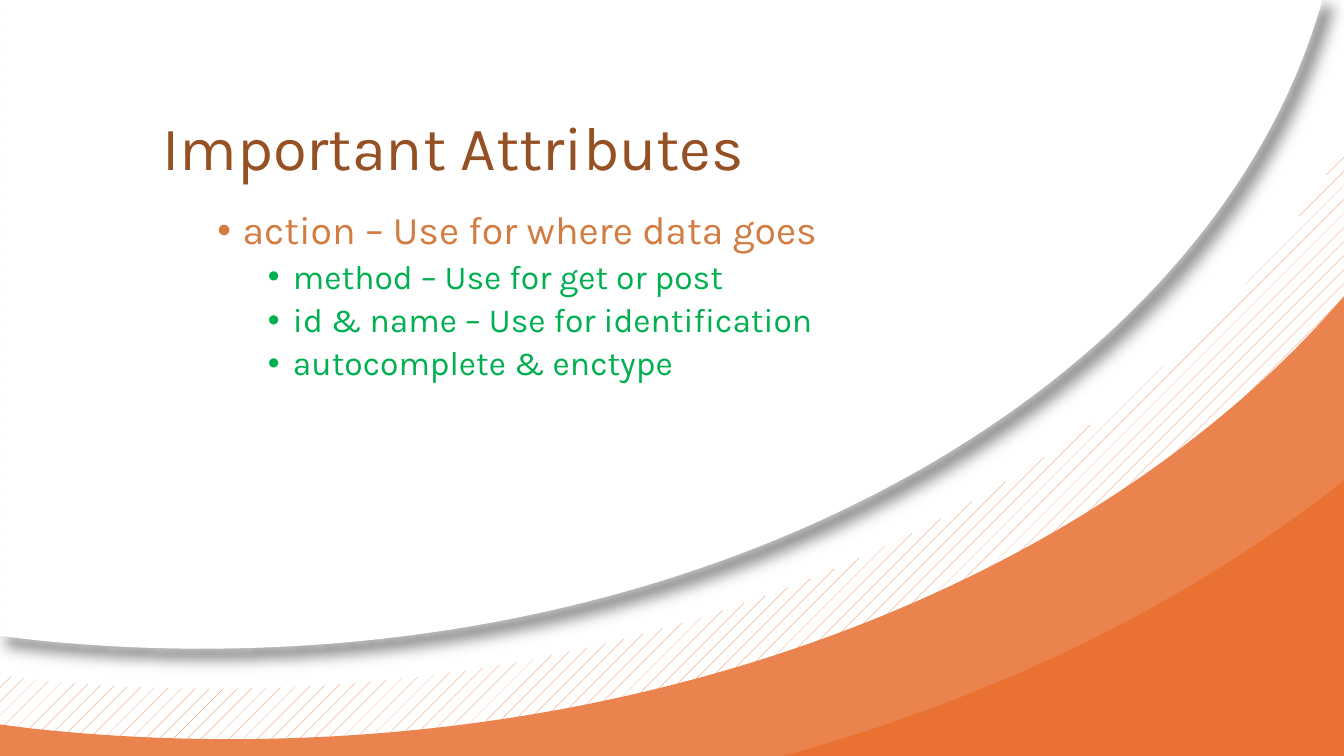
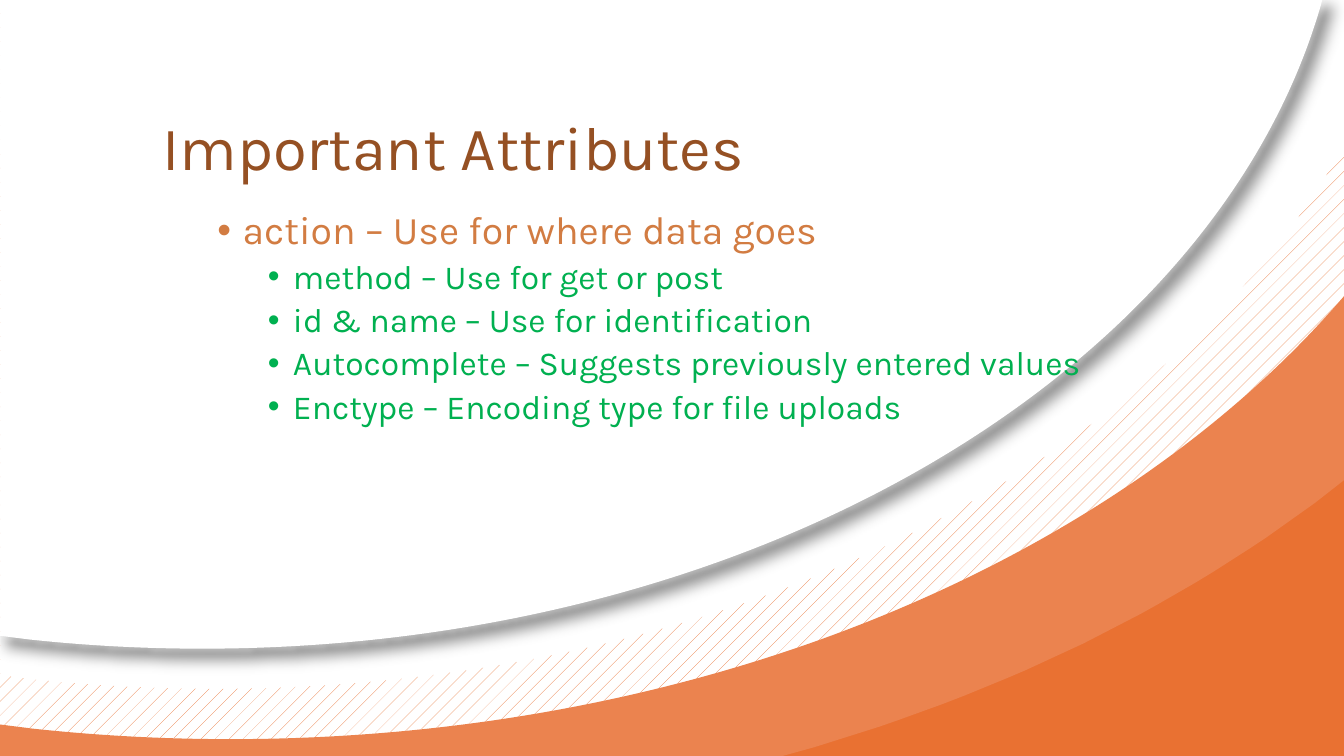
Before and after one commit to HarshKharecha/HTML_15NOV, a slide deck: slide 17 of Practice/Harsh S Kharecha PPT.pptx. Drawn at 1344x756 pixels with LibreOffice and Linux fonts; fonts in the diff are those of the drawing. Boxes give left, top, right and bottom in pixels: in the first picture for what was removed or moved away, otherwise in the second. Text is boxed around its words. In the diff, an @@ line names an element or a change of style, - is before the commit and + after.

Commit message:
10/01/2026

```diff
--- a/Practice/Harsh S Kharecha PPT.pptx
+++ b/Practice/Harsh S Kharecha PPT.pptx
@@ text at (293, 352, 1080, 427): text changed @@
-  • autocomplete & enctype
+  • Autocomplete – Suggests previously entered values
+  • Enctype – Encoding type for file uploads
```
